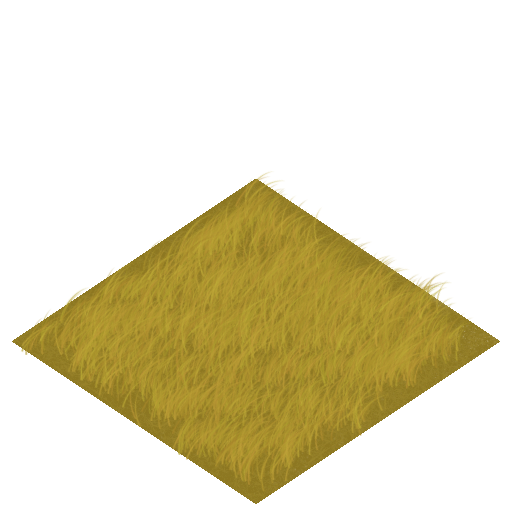
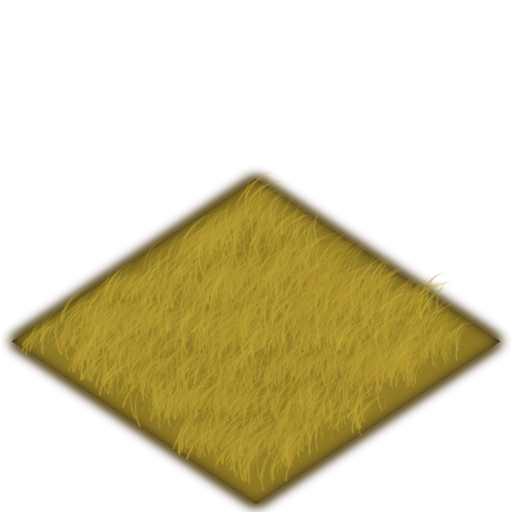
The second 512x512 image is a revision of the first. Changes to its layers:
painted on "ground" over [2, 165, 512, 512]
added layer "Layer 2" above "trunks #1" over [2, 165, 512, 512]
